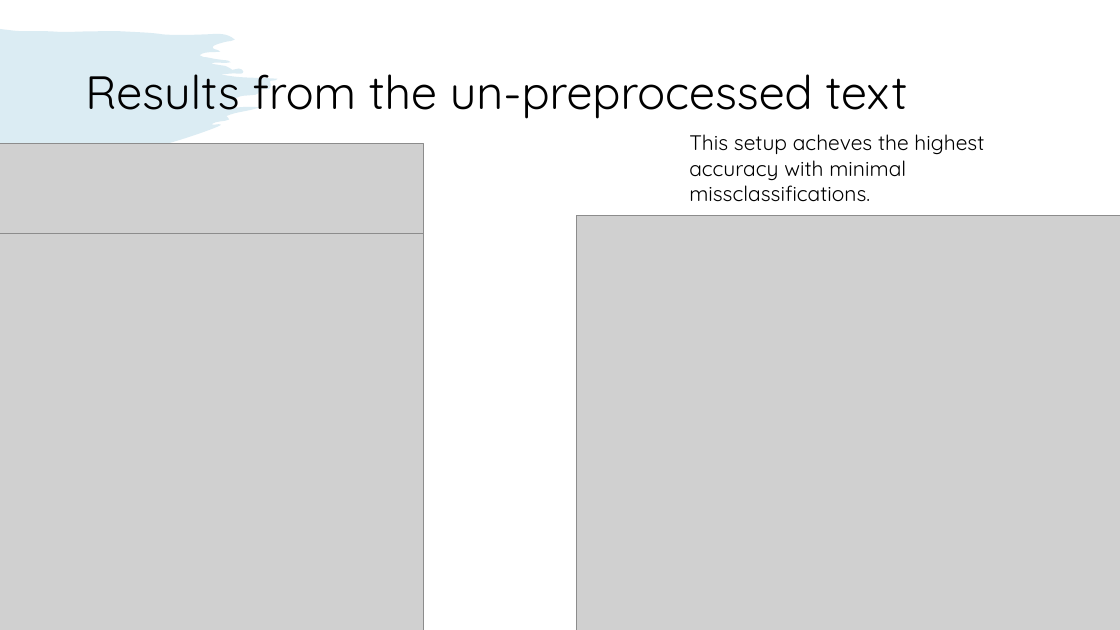
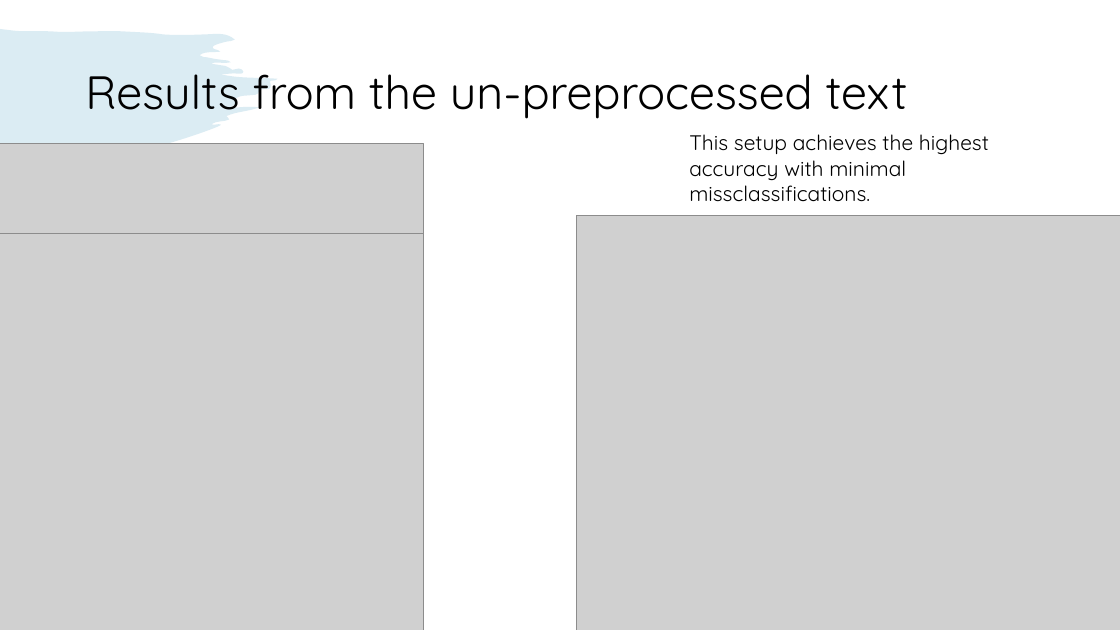
Before and after one commit to Emil910/TIU-Emil, a slide deck: slide 14 of Fake News Detection Using Transformers.pptx (slide 13 before the commit). Drawn at 1120x630 pixels with LibreOffice and Linux fonts; fonts in the diff are those of the drawing; grey boxes stand for pictures. Boxes give left, top, right and bottom in pixels: in the first picture for what was removed or moved away, otherwise in the second. Text is boxed around its words. In the diff, an @@ line names an element or a change of style, - is before the commit and + after.

```diff
--- a/Fake News Detection Using Transformers.pptx
+++ b/Fake News Detection Using Transformers.pptx
@@ text at bbox=[689, 134, 989, 202]: text changed @@
-This setup acheves the highest accuracy with minimal missclassifications.
+This setup achieves the highest accuracy with minimal missclassifications.
```
Also in this commit, not shown: 1 slide added.
